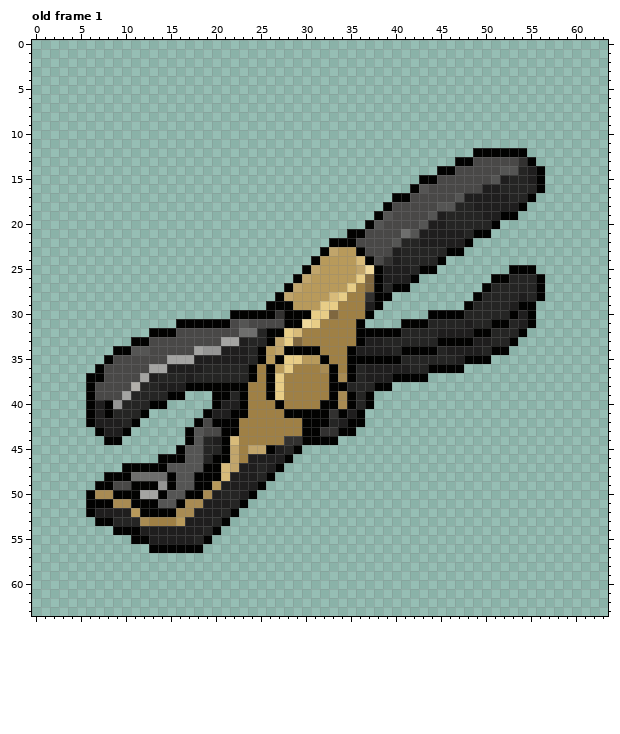
Pixel-art file -- project-2/assets/UI/Hole Punch UI.ase. The picture above was drawn from the file before the commit.
64x64 pixels, 19 frames. Colours within 5 levels of each other are drawn and written as one. Shown: old frame 1. The commit also changed other frames, which this record leaves out.
New version:
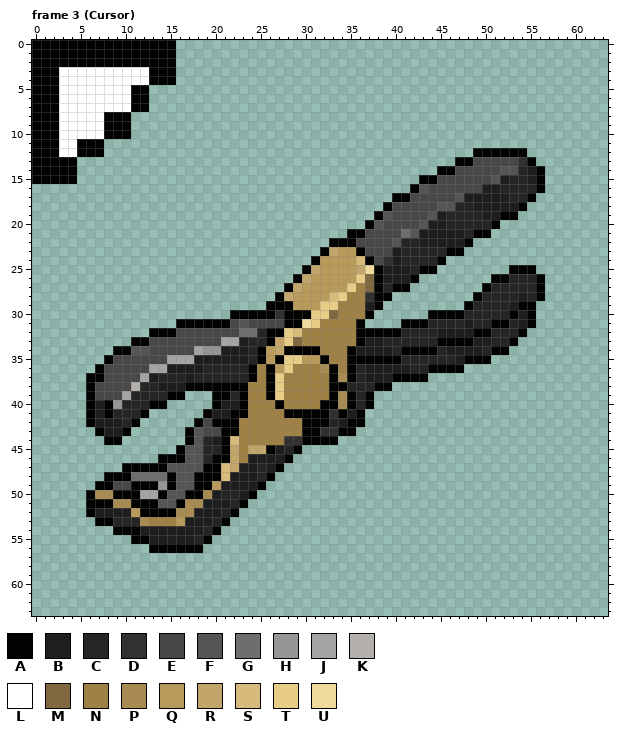
Palette (. is transparent): A #020201  B #1f1e1e  C #252524  D #323130  E #494847  F #555554  G #6e6e6d  H #959594  J #a4a4a2  K #b3b0ab  L #ffffff  M #7f673f  N #9f8045  P #a88b53  Q #b89a5b  R #c1a56b  S #d8bb7a  T #e8cd87  U #f0d99c
A new or re-ordered frame is compared with the old frame closest to it.
The edit:
layer "Layer 1" now shown
frames re-ordered
Changed rows in their new state; - is an unchanged pixel.
Frame 3 (Cursor) against old frame 1, layer "Layer 1":
first column x 0:
 0 AAAAAAAAAAAAAAAA
 1 AAAAAAAAAAAAAAAA
 2 AAAAAAAAAAAAAAAA
 3 AAALLLLLLLLLLAAA
 4 AAALLLLLLLLLLAAA
 5 AAALLLLLLLLAA---
 6 AAALLLLLLLLAA---
 7 AAALLLLLLLLAA---
 8 AAALLLLLAAA-----
 9 AAALLLLLAAA-----
10 AAALLLLLAAA-----
11 AAALLAAA--------
12 AAALLAAA--------
13 AAAAA-----------
14 AAAAA-----------
15 AAAAA-----------
